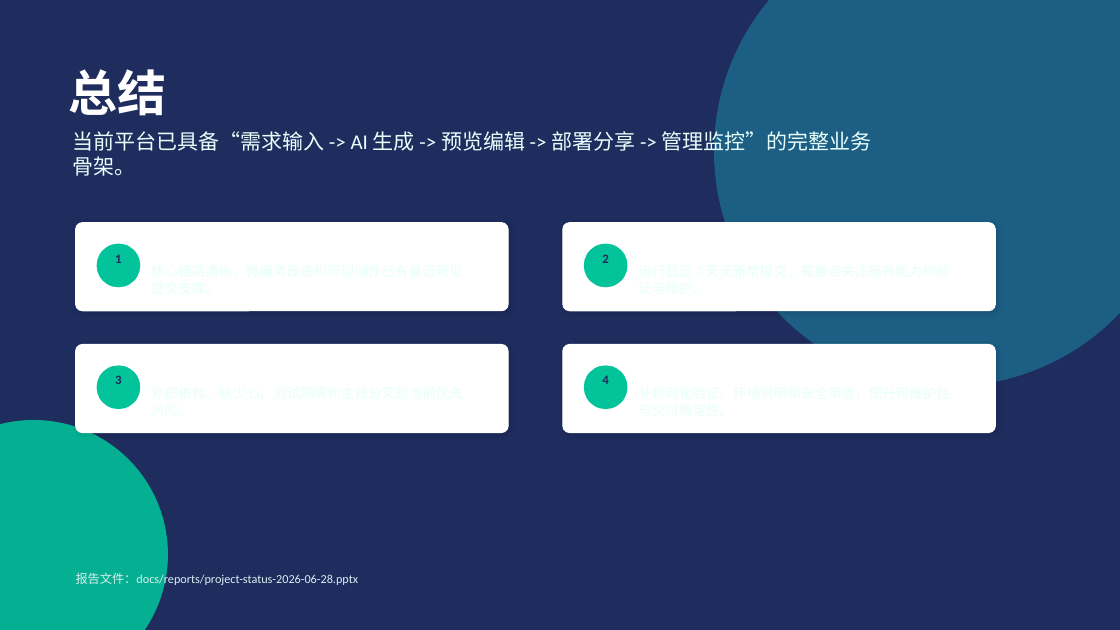
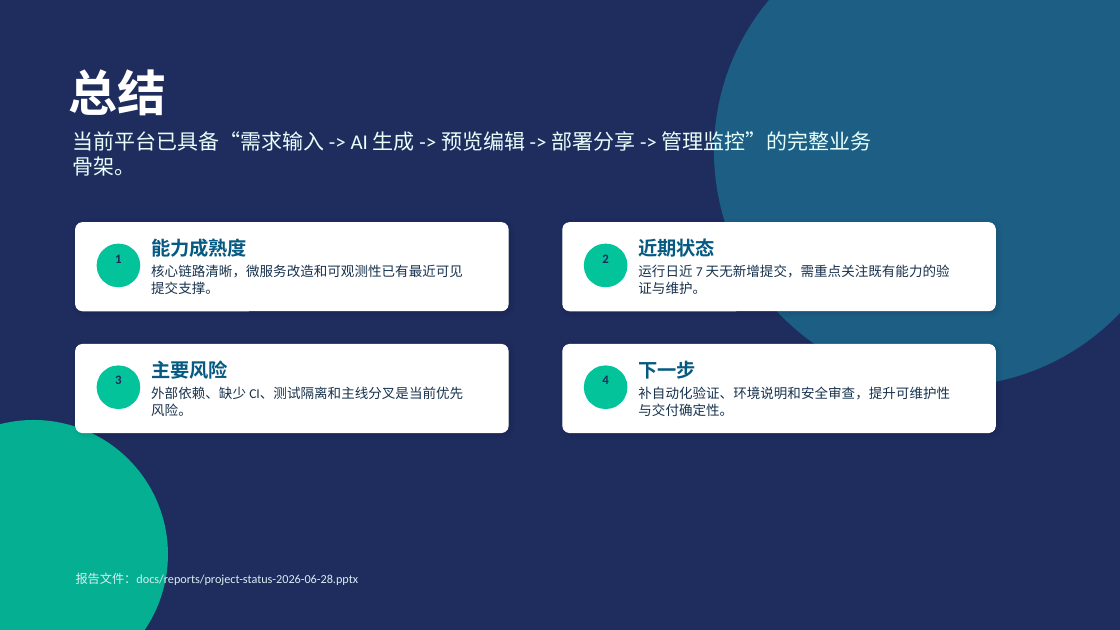
Before and after one commit to liyupi/yu-ai-code-mother, a slide deck: slide 11 of docs/reports/project-status-2026-06-28.pptx. Drawn at 1120x630 pixels with LibreOffice and Linux fonts; fonts in the diff are those of the drawing. Boxes give left, top, right and bottom in pixels: in the first picture for what was removed or moved away, otherwise in the second. Text is boxed around its words. In the diff, an @@ line names an element or a change of style, - is before the commit and + after.

```diff
--- a/docs/reports/project-status-2026-06-28.pptx
+++ b/docs/reports/project-status-2026-06-28.pptx
@@ text added at [151, 238, 247, 257], 16.5 pt, text #065A82, bold @@
+能力成熟度
@@ text added at [638, 238, 715, 257], 16.5 pt, text #065A82, bold @@
+近期状态
@@ text added at [151, 360, 228, 379], 16.5 pt, text #065A82, bold @@
+主要风险
@@ text colour #E6FFFA to #17324D in 4 elements at [151, 264, 463, 294], [638, 264, 950, 294], [151, 386, 463, 416], [638, 386, 950, 416] @@
@@ text added at [638, 360, 696, 379], 16.5 pt, text #065A82, bold @@
+下一步
```
Also in this commit, not shown: 1 other slide changed.
